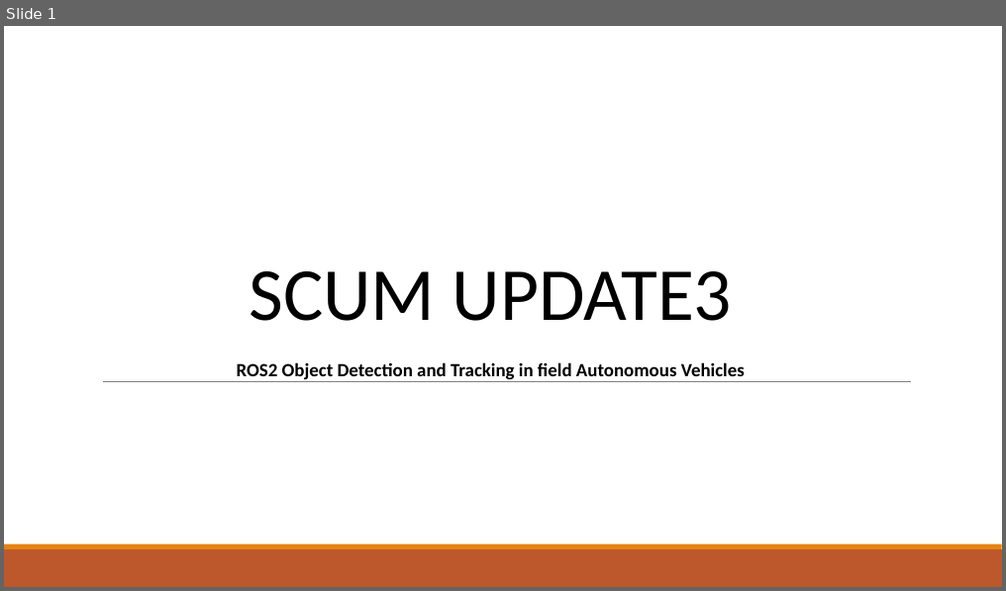
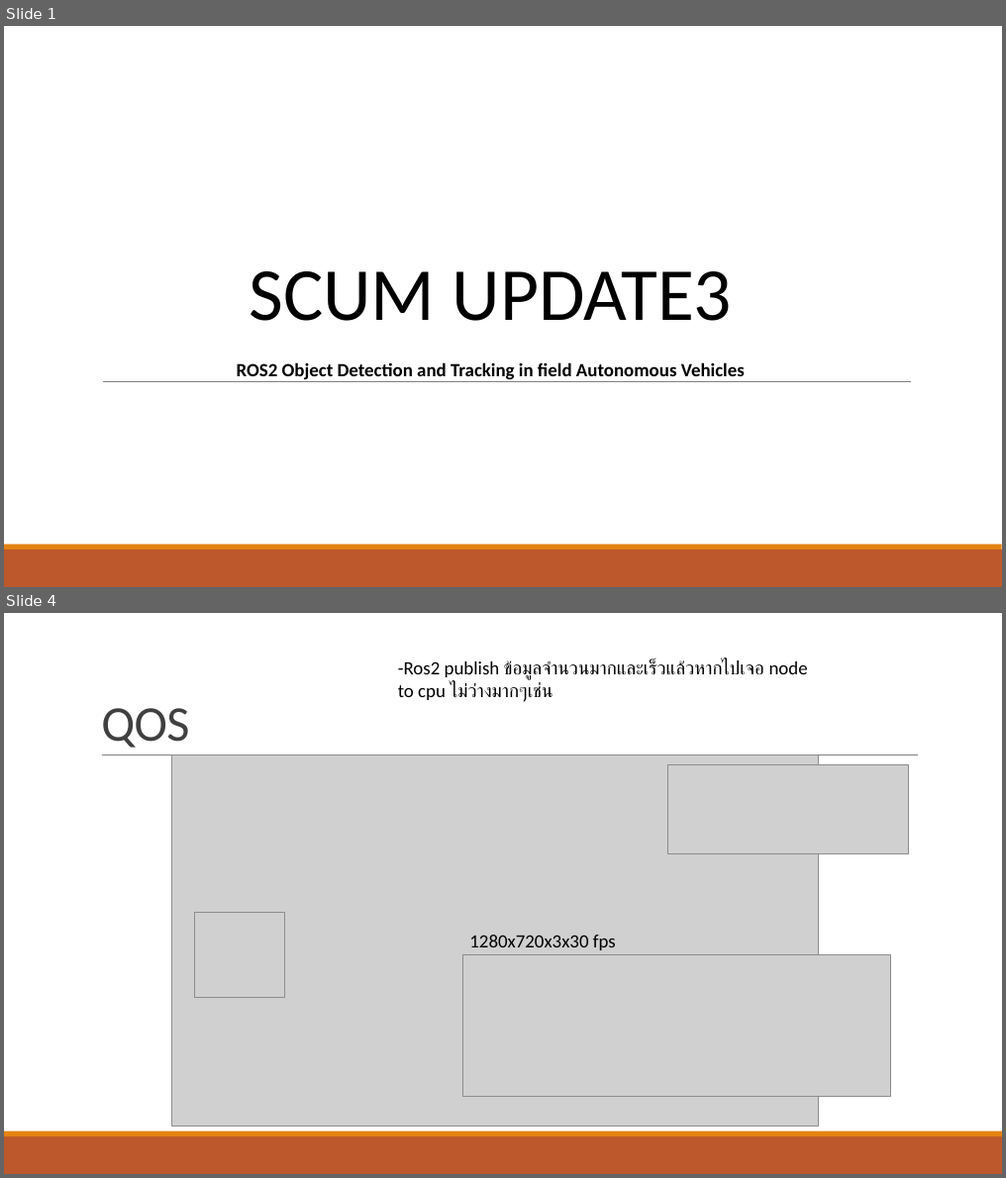
Before and after one commit to pound03/FRA361-ROBOTICS-STUDIO-IV-OPEN-TOPICS, a slide deck: doc/scrum/scrum2/scurm 3.pptx. Shown one above the other, each under a label of ours: slide 1 before the commit, slides 1 and 4 after it; the slides between them are not shown. The pictures are 1006x591 and 1006x1178 pixels, drawn with LibreOffice and Linux fonts; fonts in the diff are those of the drawing; grey boxes stand for pictures. Boxes give left, top, right and bottom in pixels: in the first picture for what was removed or moved away, otherwise in the second. Text is boxed around its words. In the diff, an @@ line names an element or a change of style, - is before the commit and + after.

```diff
--- a/doc/scrum/scrum2/scurm 3.pptx
+++ b/doc/scrum/scrum2/scurm 3.pptx
@@ slide 4 added at (x1=4, y1=613, x2=1002, y2=1174), background #FFFFFF; not listed: 2 template elements that a slide beside it also shows @@
@@ text added at (x1=398, y1=661, x2=808, y2=702), 18 pt, text #000000 @@
+-Ros2 publish ข้อมูลจำนวนมากและเร็วแล้วหากไปเจอ node to cpu ไม่ว่างมากๆเช่น
@@ title added at (x1=101, y1=708, x2=189, y2=748), 48 pt, text #404040 @@
+QOS
@@ line added from (102, 756) to (918, 756), #808080 0.5 pt @@
@@ picture added at (x1=171, y1=756, x2=819, y2=1127) @@
@@ picture added at (x1=668, y1=764, x2=908, y2=854) @@
@@ picture added at (x1=195, y1=912, x2=285, y2=998) @@
@@ text added at (x1=469, y1=935, x2=616, y2=951), 18 pt, text #000000 @@
+1280x720x3x30 fps
@@ picture added at (x1=463, y1=956, x2=890, y2=1096) @@
```
Also in this commit, not shown: 1 slide changed, 11 other slides added, 3 slides removed, 2 other files.
